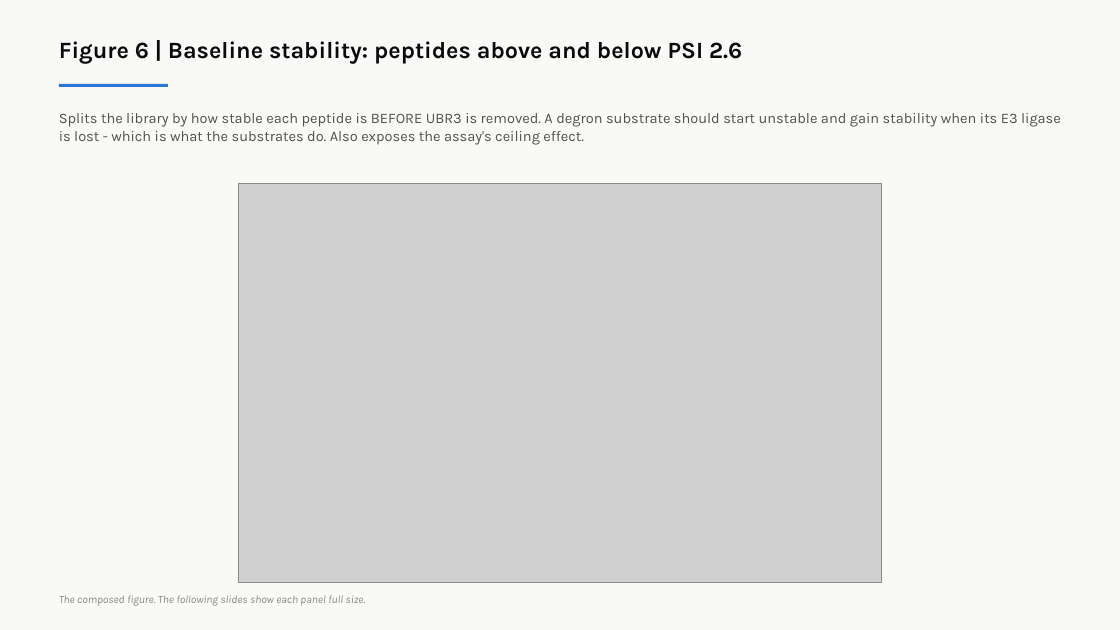
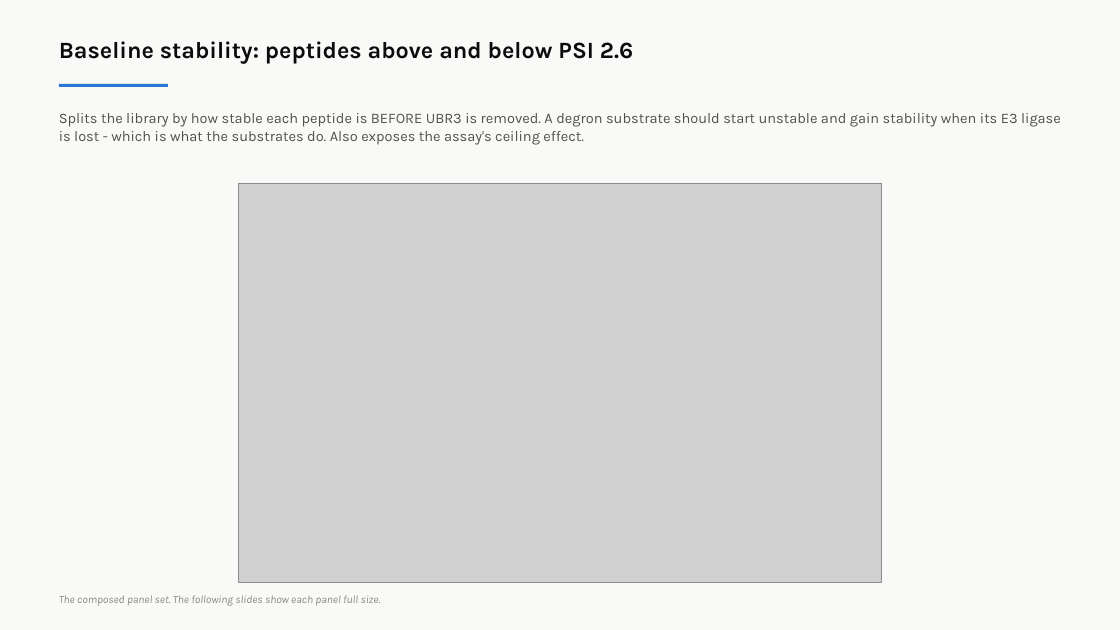
Before and after one commit to idobleicher/dianaMega, a slide deck: slide 20 of ubr3_PG_reviewer/UBR3_figures_explained.pptx (slide 25 before the commit). Drawn at 1120x630 pixels with LibreOffice and Linux fonts; fonts in the diff are those of the drawing; grey boxes stand for pictures. Boxes give left, top, right and bottom in pixels: in the first picture for what was removed or moved away, otherwise in the second. Text is boxed around its words. In the diff, an @@ line names an element or a change of style, - is before the commit and + after.

```diff
--- a/ubr3_PG_reviewer/UBR3_figures_explained.pptx
+++ b/ubr3_PG_reviewer/UBR3_figures_explained.pptx
@@ text at (59,41,633,64): text changed @@
-Figure 6 | Baseline stability: peptides above and below PSI 2.6
+Baseline stability: peptides above and below PSI 2.6
@@ text at (59,595,381,606): text changed @@
-The composed figure. The following slides show each panel full size.
+The composed panel set. The following slides show each panel full size.
```
Also in this commit, not shown: 29 other slides changed, 4 slides added, 14 slides removed, 38 other files.
